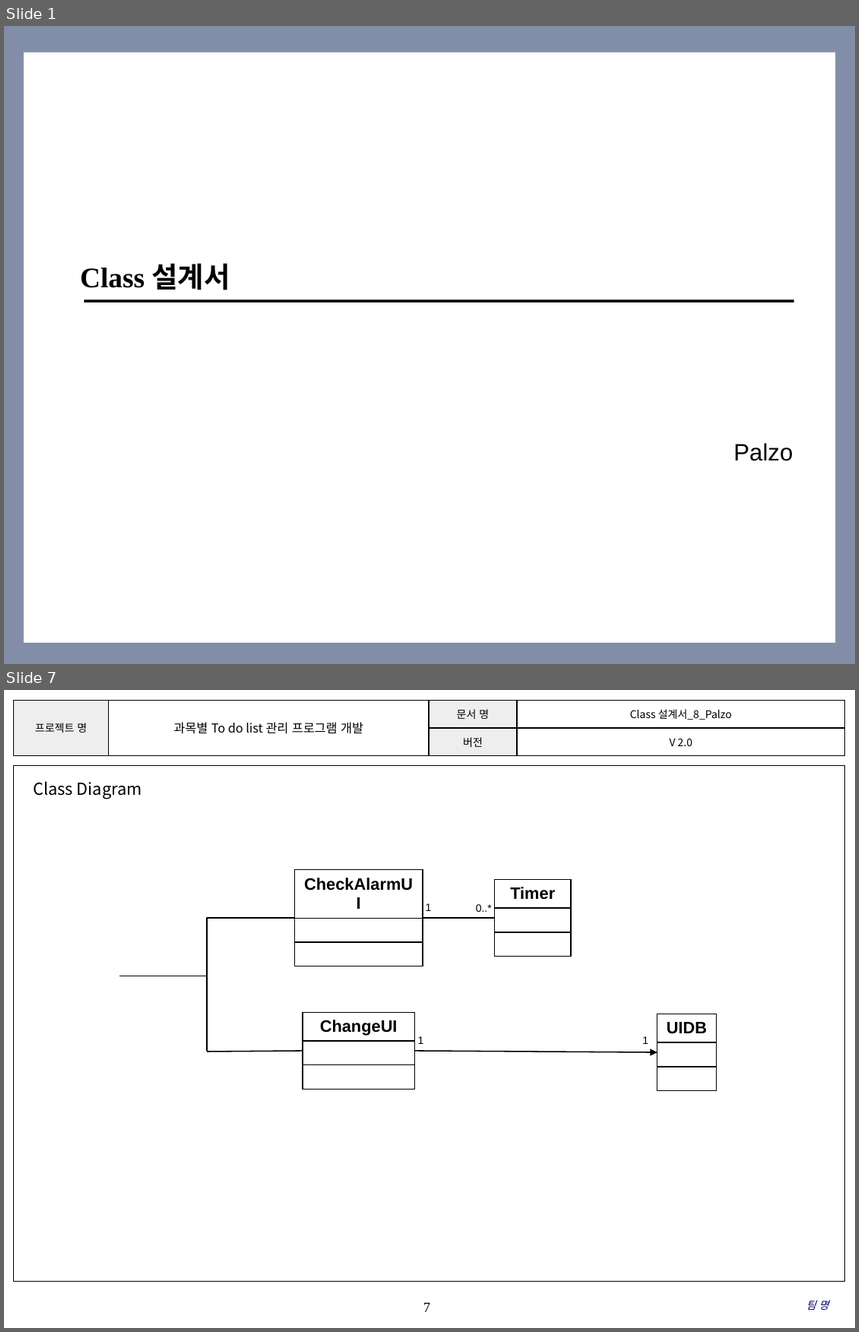
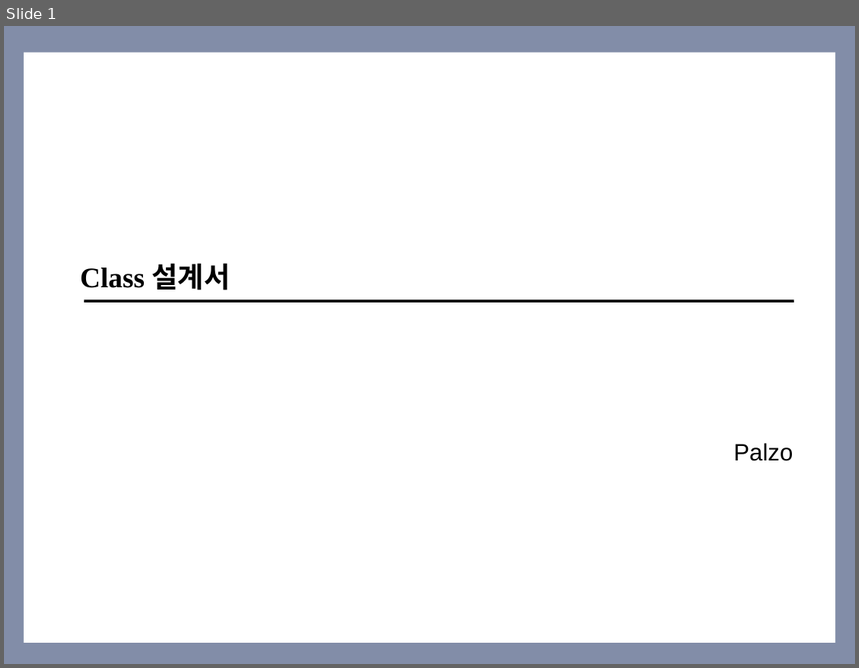
Before and after one commit to SMU-SE-Admin/18-1_8_PALZO_Doc, a slide deck: 03 설계/Class 설계서_8_Palzo.pptx. Shown one above the other, each under a label of ours: slides 1 and 7 before the commit, slide 1 after it; the slides between them are not shown. The pictures are 859x1332 and 859x668 pixels, drawn with LibreOffice and Linux fonts; fonts in the diff are those of the drawing; background and template pictures are left out. Boxes give left, top, right and bottom in pixels: in the first picture for what was removed or moved away, otherwise in the second. Text is boxed around its words. In the diff, an @@ line names an element or a change of style, - is before the commit and + after.

Commit message:
#1101 Class 설계서 작성
RegiList, EditList 수정
커밋메세지 에러로 인해 다시 커밋&푸쉬

```diff
--- a/03 설계/Class 설계서_8_Palzo.pptx
+++ b/03 설계/Class 설계서_8_Palzo.pptx
@@ slide 7 removed at box(4, 690, 855, 1328), background #FFFFFF @@
@@ table removed at box(13, 700, 845, 755), 2 rows, 4 columns @@
-프로젝트 명 | 과목별 To do list 관리 프로그램 개발 | 문서 명 | Class 설계서_8_Palzo
- |  | 버전 | V 2.0
@@ rectangle removed at box(13, 766, 845, 1281) @@
@@ text removed at box(33, 781, 142, 799) @@
-Class Diagram
@@ table removed at box(295, 869, 423, 966), 3 rows, 1 columns @@
-CheckAlarmUI
-
-
@@ table removed at box(494, 880, 571, 957), 3 rows, 1 columns @@
-Timer
-
-
@@ text removed at box(426, 904, 432, 911) @@
-1
@@ text removed at box(476, 904, 492, 912) @@
-0..*
@@ elbow line removed from (295, 918) to (119, 976) @@
@@ line removed from (423, 918) to (494, 918) @@
@@ line removed from (207, 976) to (207, 1051) @@
@@ table removed at box(303, 1012, 415, 1089), 3 rows, 1 columns @@
-ChangeUI
-
-
@@ table removed at box(658, 1015, 716, 1091), 3 rows, 1 columns @@
-UIDB
-
-
@@ line removed from (207, 1052) to (303, 1051) @@
@@ arrow removed from (415, 1051) to (658, 1053) @@
@@ text removed at box(418, 1037, 424, 1044) @@
-1
@@ text removed at box(642, 1037, 648, 1044) @@
-1
@@ page number removed at box(424, 1303, 430, 1312) @@
-7
@@ text removed at box(807, 1301, 829, 1310) @@
-팀 명
```
Also in this commit, not shown: 8 slides changed, 4 other slides removed.
